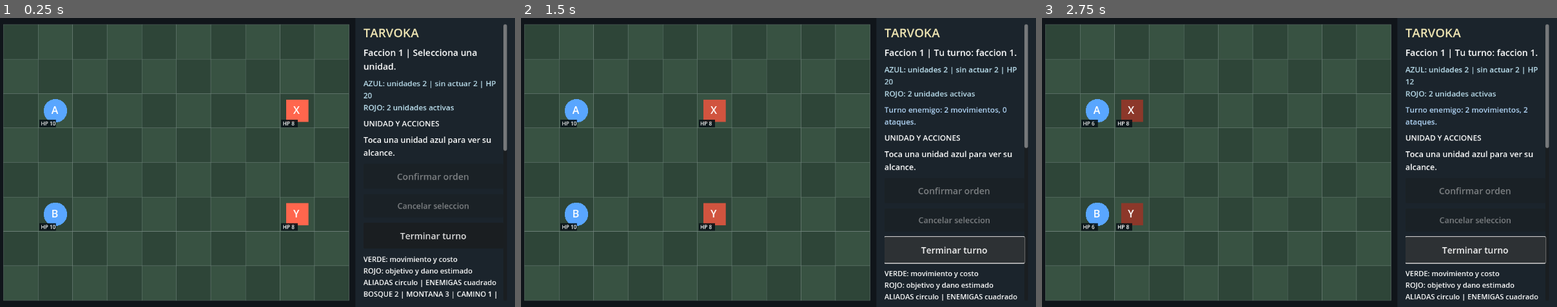
Above: before the commit, frames 1-3 (left to right).
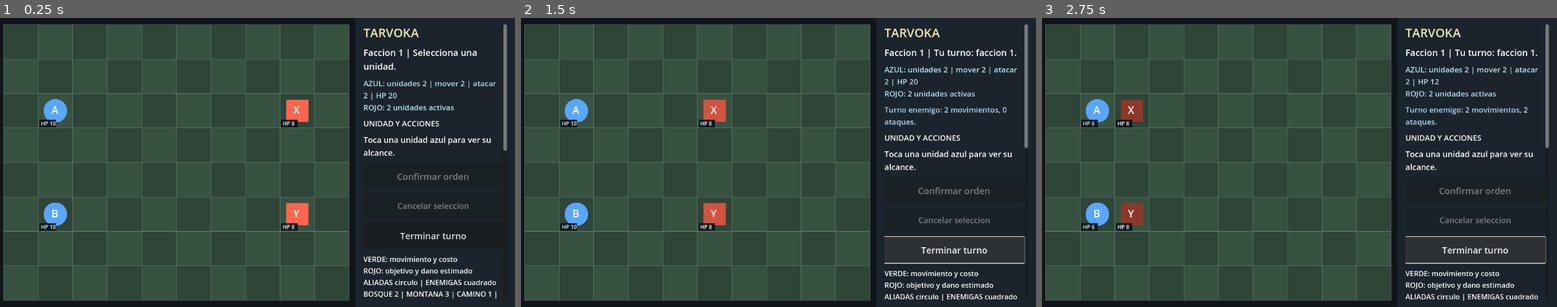
Above: after the commit, the same moments.

Repository: edwinrodri12/Tarvoka
Game: Godot game, scene res://scenes/Main.tscn
The game is run twice, just before and just after one commit, with the same random seed, the same clock (stepped at 60 frames per second) and the same inputs.
Inputs (mouse positions are in pixels of both pictures, inside the frame that each line leads up to):
- Up to frame 1 (0.25 s): no input
- Up to frame 2 (1.5 s): tap Enter at 0.5 s; drag from (696, 162) to (830, 98) at 0.52 s; click "Terminar turno" at 1.25 s
- Up to frame 3 (2.75 s): click "Terminar turno" at 2 s

The runs differ from the first frame. In frame 1, 0.2% of the frame differs, in the area x 71-97%, y 21-29%; in frame 2, 0.2%; in frame 3, 0.2%, in the area x 70-97%, y 16-24%.

Commit message:
fix(hud): separate remaining movement and attack counts (#95)
* fix(hud): show independent remaining moves and attacks instead of misleading ready count

* test(hud): distinguish moved-only, attacked-only and available unit actions

Diff:
--- a/scripts/ui/BattleReport.gd
+++ b/scripts/ui/BattleReport.gd
@@ -8,7 +8,8 @@
 # During fog, do not disclose unseen enemies or their total surviving HP.
 static func field_summary(state: Dictionary) -> String:
     var allies := 0
-    var ready := 0
+    var can_move := 0
+    var can_attack := 0
     var ally_hp := 0
     var enemies := 0
     var contacts := 0
@@ -20,13 +21,17 @@
         if int(unit.get("faction", -1)) == 0:
             allies += 1
             ally_hp += int(unit["hp"])
+            # Relocation no longer spends the attack. Count these
+            # capabilities separately instead of labeling moved units spent.
             if not bool(unit.get("acted", true)):
-                ready += 1
+                can_attack += 1
+                if not bool(unit.get("moved", false)):
+                    can_move += 1
         elif int(unit.get("faction", -1)) == 1:
             enemies += 1
             if not fog or visible.has(unit.get("pos", Vector2i(-1, -1))):
                 contacts += 1
-    var friendly := "AZUL: unidades %d | sin actuar %d | HP %d" % [allies, ready, ally_hp]
+    var friendly := "AZUL: unidades %d | mover %d | atacar %d | HP %d" % [allies, can_move, can_attack, ally_hp]
     if fog:
         return friendly + "\nContactos enemigos visibles: %d (otros pueden estar ocultos)" % contacts
     return friendly + "\nROJO: %d unidades activas" % enemies
--- a/tests/test_battle_report_ui.gd
+++ b/tests/test_battle_report_ui.gd
@@ -20,7 +20,7 @@
     var end_turn: Button = screen.get("end_button")
     assert(confirm.get_index() < cancel.get_index() and cancel.get_index() < end_turn.get_index())
     screen._process(0.0)
-    assert(field.visible and field.text.contains("AZUL: unidades 2 | sin actuar 2 | HP 20"))
+    assert(field.visible and field.text.contains("AZUL: unidades 2 | mover 2 | atacar 2 | HP 20"))
     assert(field.text.contains("ROJO: 2 unidades activas"))
     assert(not preview.visible and confirm.disabled)
 
@@ -43,7 +43,14 @@
     screen._process(0.0)
     assert(board.state["units"][0]["pos"] == Vector2i(2, 2))
     assert(not preview.visible and confirm.disabled and not end_turn.disabled)
-    assert(field.text.contains("AZUL: unidades 2 | sin actuar 2"))
+    assert(field.text.contains("AZUL: unidades 2 | mover 1 | atacar 2"))
+
+    # After a legal move, attack is still available but movement is spent.
+    assert(board.state["units"][0]["moved"] and not board.state["units"][0]["acted"])
+    board.state["units"][1]["acted"] = true
+    screen._process(0.0)
+    assert(field.text.contains("AZUL: unidades 2 | mover 0 | atacar 1"))
+    board.state["units"][1]["acted"] = false
 
     # A pending attack displays only legal authoritative damage and its target.
     board.new_game()
@@ -64,6 +71,7 @@
     screen._process(0.0)
     assert(board.state["units"][2]["hp"] == 3)
     assert(not preview.visible)
+    assert(field.text.contains("AZUL: unidades 2 | mover 1 | atacar 1"))
 
     # In fog, the live HUD must not reveal unseen enemy counts or total HP.
     board.new_game(0, false, true)
